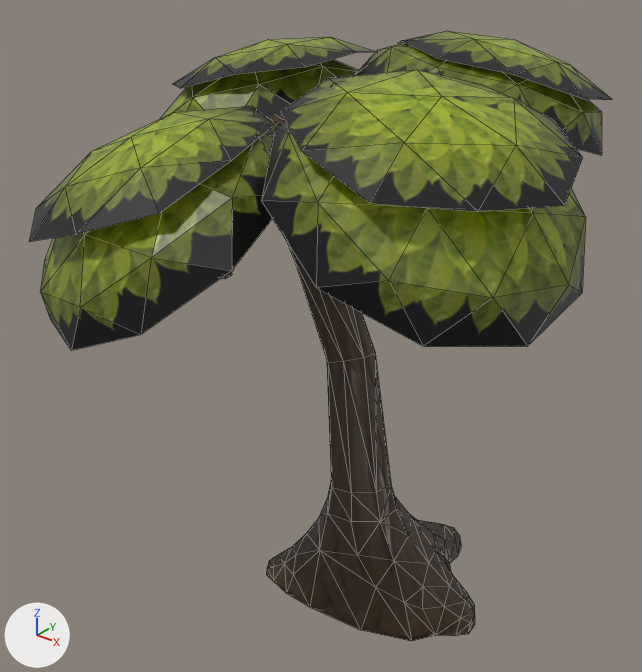
Two versions of the glTF model resources/models/tree/tree.gltf, one commit apart.
Before and after are seen from a 50 mm lens placed at (3.32, -4.65, 5.0), pointed at (-0.54, 0.17, 2.01). The axes (+X, +Y, +Z) are drawn at lower left. The lights are the same throughout. Mesh edges are drawn as thin lines. Vertices at the same position are counted once.

In view in the first picture: 'Tree Low Poly'.
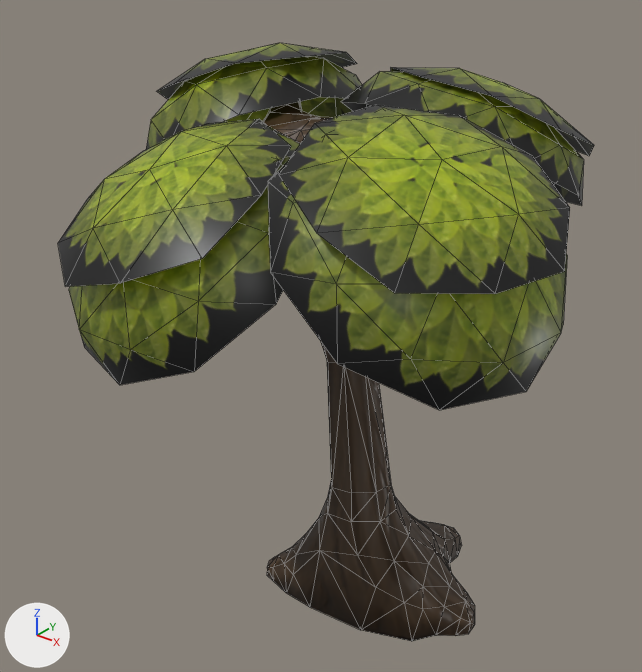
Location of each change, (x1, y1, x2, y2) in pixels of the pictures (642 x 672 px; the box of a moved part takes in the faces that stretch with it):
'Tree Low Poly', reshaped (8% narrower)
    before: (29, 31, 612, 641)
    after: (58, 43, 594, 641)
part 1 of me_plane_001, moved or reshaped
    before: (161, 59, 359, 118)
    after: (146, 56, 362, 149)
part 2 of me_plane_001, moved or reshaped
    before: (280, 69, 583, 212)
    after: (279, 105, 570, 294)
part 3 of me_plane_001, moved or reshaped
    before: (354, 43, 602, 155)
    after: (341, 71, 584, 206)
part 4 of me_plane_001, moved or reshaped
    before: (261, 121, 586, 346)
    after: (268, 162, 567, 410)
part 5 of me_plane_001, moved or reshaped
    before: (40, 114, 279, 350)
    after: (69, 126, 301, 385)
part 6 of me_plane_001, moved or reshaped
    before: (29, 106, 274, 242)
    after: (58, 119, 291, 287)
part 7 of me_plane_001, moved or reshaped
    before: (398, 31, 612, 100)
    after: (391, 68, 594, 156)
part 8 of me_plane_001, moved or reshaped
    before: (173, 37, 375, 88)
    after: (157, 43, 357, 100)
part 9 of me_plane_001, moved or reshaped
    before: (221, 114, 475, 641)
    after: (262, 102, 475, 641)

Diff of the bpy script that builds the scene:
```diff
--- a/resources/models/tree/tree.gltf.py
+++ b/resources/models/tree/tree.gltf.py
@@ me_plane_001 @@
 # used by ob_tree_low_poly; location = (0.0, 0.0, 0.0)
-me_plane_001.from_pydata(...)  # 464 vertices, 828 faces; spans x -2.54..1.62, y -1.82..2.24, z -0.21..4.17
+me_plane_001.from_pydata(...)  # 464 vertices, 828 faces; spans x -2.56..1.57, y -1.64..2.04, z -0.21..4.05
+# me_plane_001 part 1: the loose piece of 26 vertices spanning x -2.54..-0.69, y -0.14..1.82, z 2.86..3.96 is multiplied about its middle by the matrix ((0.982, -0.157, -0.107), (0.172, 0.974, 0.147), (0.081, -0.163, 0.983)), then moved by (-0.03, -0.07, -0.02)
+# me_plane_001 part 2: the loose piece of 16 vertices spanning x -0.01..1.59, y -1.3..0.3, z 3.65..4.15 is multiplied about its middle by the matrix ((0.978, -0.165, 0.13), (0.181, 0.976, -0.123), (-0.106, 0.144, 0.984)), then moved by (0.02, -0.02, -0.32)
+# me_plane_001 part 3: the loose piece of 26 vertices spanning x -0.95..1.01, y 0.42..2.24, z 3.29..4.14 is multiplied about its middle by the matrix ((0.996, 0.089, -0.021), (-0.083, 0.975, 0.204), (0.039, -0.201, 0.979)), then moved by (-0.02, -0.15, -0.26)
+# me_plane_001 part 4: the loose piece of 26 vertices spanning x -0.11..1.62, y -1.41..0.52, z 2.92..4.08 is multiplied about its middle by the matrix ((0.978, -0.165, 0.13), (0.181, 0.976, -0.123), (-0.106, 0.144, 0.984)), then moved by (-0.04, 0.02, -0.3)
+# me_plane_001 part 5: the loose piece of 26 vertices spanning x -1.9..0.02, y -1.82..0.01, z 2.48..3.79 is multiplied about its middle by the matrix ((0.992, -0.114, 0.044), (0.119, 0.983, -0.142), (-0.027, 0.146, 0.989)), then moved by (0.06, 0.13, -0.17)
+# me_plane_001 part 6: the loose piece of 16 vertices spanning x -1.87..-0.22, y -1.75..-0.17, z 3.15..3.82 is multiplied about its middle by the matrix ((0.992, -0.114, 0.044), (0.119, 0.983, -0.142), (-0.027, 0.146, 0.989)), then moved by (0.09, 0.07, -0.18)
+# me_plane_001 part 7: the loose piece of 16 vertices spanning x -0.66..0.94, y 0.6..2.22, z 3.67..4.17 is multiplied about its middle by the matrix ((0.996, 0.089, -0.021), (-0.083, 0.975, 0.204), (0.039, -0.201, 0.979)), then moved by (-0.02, -0.11, -0.28)
+# me_plane_001 part 8: the loose piece of 16 vertices spanning x -2.4..-0.79, y 0.01..1.63, z 3.62..4.07 is multiplied about its middle by the matrix ((0.982, -0.157, -0.107), (0.172, 0.974, 0.147), (0.081, -0.163, 0.983)), then moved by (-0.15, -0.02, -0.08)
+# me_plane_001 part 9
+# 299 faces are deleted
+# 299 new faces join them
+# me_plane_001 part 10: the surface is now shaded smooth
 me_plane_001.materials.append(mat_material)
```
